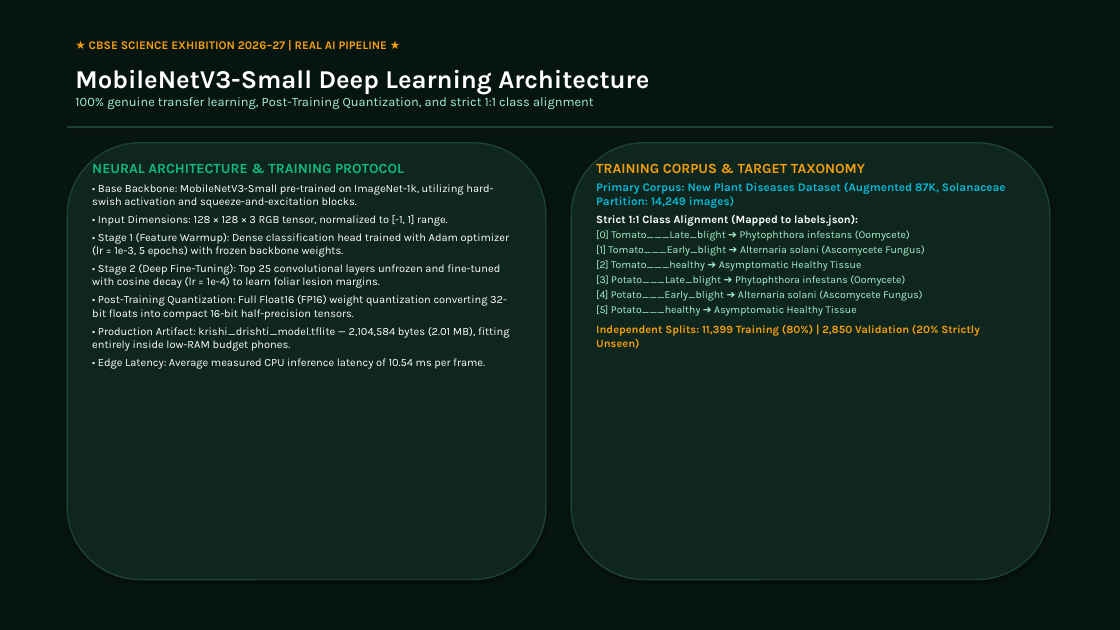
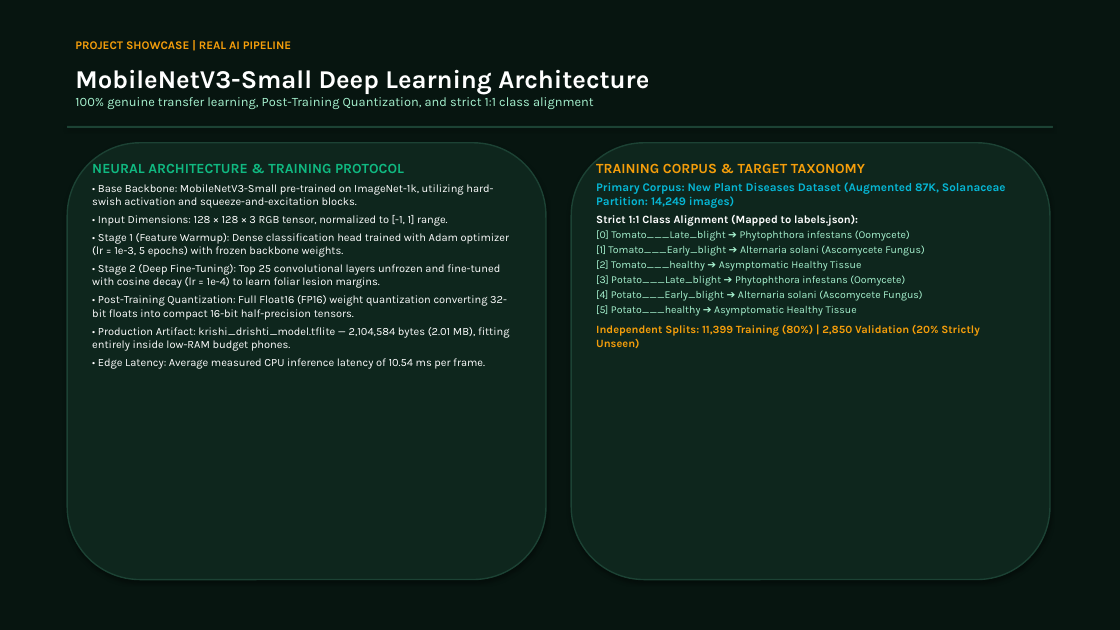
Before and after one commit to gautamkr0104/KRISHI-DRISHTI, a slide deck: slide 5 of docs/KRISHI_DRISHTI_Exhibition_Presentation.pptx. Drawn at 1120x630 pixels with LibreOffice and Linux fonts; fonts in the diff are those of the drawing. Boxes give left, top, right and bottom in pixels: in the first picture for what was removed or moved away, otherwise in the second. Text is boxed around its words. In the diff, an @@ line names an element or a change of style, - is before the commit and + after.

```diff
--- a/docs/KRISHI_DRISHTI_Exhibition_Presentation.pptx
+++ b/docs/KRISHI_DRISHTI_Exhibition_Presentation.pptx
@@ text at <box>75,41,291,49</box>: text changed @@
-★ CBSE SCIENCE EXHIBITION 2026–27 | REAL AI PIPELINE ★
+PROJECT SHOWCASE | REAL AI PIPELINE
```
Also in this commit, not shown: 9 other slides changed, 1 other file.
